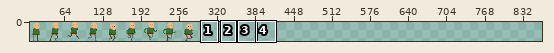
Sprite sheet, stored at data/art/jumpyman.png. The first picture is a wide view before the edit; the outline marks the close-up.
Close-up. First the earlier version:
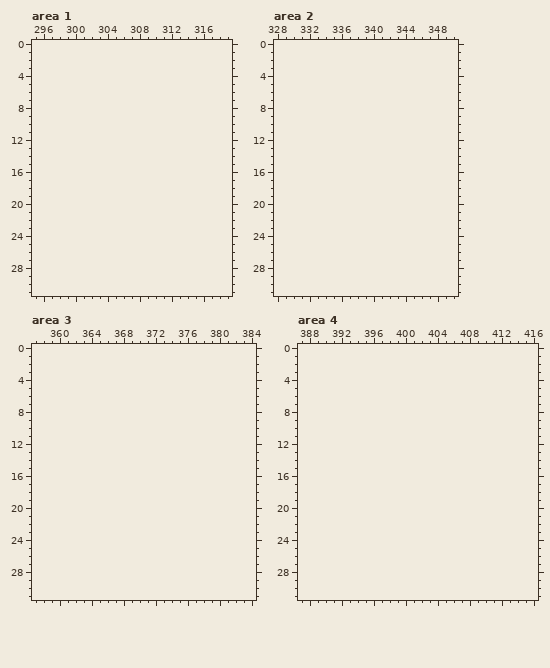
The file is 288x32 pixels. Shown: area 1: x 295..319, y 0..31; area 2: x 328..350, y 0..31; area 3: x 357..384, y 0..31; area 4: x 387..416, y 0..31. The old version is drawn lined up with the new one, on the new canvas. The wide view leaves out empty margins. The commit also changed other parts of the picture, which this record leaves out.
New version:
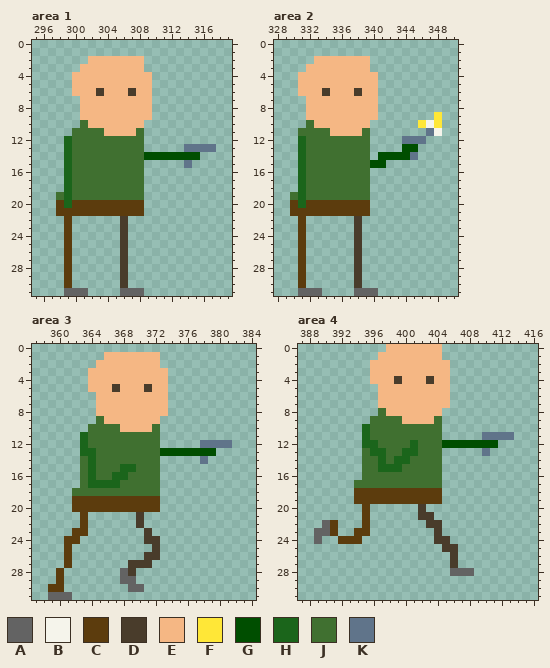
Palette (. is transparent): A #636363  B #f5f4eb  C #5c3c0d  D #493c2b  E #f5b784  F #ffe737  G #004e00  H #1b651b  J #407030  K #60748a
The edit:
canvas 288x32 -> 864x32
Area 1:
y 2: x 302..308 ....... -> EEEEEEE
y 3: x 301..308 ........ -> EEEEEEEE
y 4..5: x 300..309 .......... -> EEEEEEEEEE
y 6: x 300..309 .......... -> EEEDEEEDEE
y 7..9: x 301..309 ......... -> EEEEEEEEE
y 10: x 301..308 ........ -> JEEEEEEE
y 11: x 300..308 ......... -> JJJJEEEEJ
y 12: x 299..308 .......... -> HJJJJJJJJJ
y 13: x 299..308 .......... -> HJJJJJJJJJ; x 314..317 .... -> KKKK
y 14: x 299..315 ................. -> HJJJJJJJJJGGGGGGG
y 15: x 299..308 .......... -> HJJJJJJJJJ; x 314 . -> K
y 16..18: x 299..308 .......... -> HJJJJJJJJJ
y 19: x 298..308 ........... -> JHJJJJJJJJJ
y 20: x 298..308 ........... -> CHCCCCCCCCC
y 21: x 298..308 ........... -> CCCCCCCCCCC
y 22..30: x 299 . -> C; x 306 . -> D
y 31: x 299..301 ... -> AAA; x 306..308 ... -> AAA
Area 2:
y 2: x 333..339 ....... -> EEEEEEE
y 3: x 332..339 ........ -> EEEEEEEE
y 4..5: x 331..340 .......... -> EEEEEEEEEE
y 6: x 331..340 .......... -> EEEDEEEDEE
y 7..8: x 332..340 ......... -> EEEEEEEEE
y 9: x 332..340 ......... -> EEEEEEEEE; x 348 . -> F
y 10: x 332..339 ........ -> JEEEEEEE; x 346..348 ... -> FBF
y 11: x 331..339 ......... -> JJJJEEEEJ; x 347..348 .. -> KB
y 12: x 331..339 ......... -> HJJJJJJJJ; x 344..346 ... -> KKK
y 13: x 331..339 ......... -> HJJJJJJJJ; x 344..345 .. -> GG
y 14: x 331..339 ......... -> HJJJJJJJJ; x 341..345 ..... -> GGGGK
y 15: x 331..341 ........... -> HJJJJJJJJGG
y 16..18: x 331..339 ......... -> HJJJJJJJJ
y 19: x 330..339 .......... -> JHJJJJJJJJ
y 20: x 330..339 .......... -> CHCCCCCCCC
y 21: x 330..339 .......... -> CCCCCCCCCC
y 22..30: x 331 . -> C; x 338 . -> D
y 31: x 331..333 ... -> AAA; x 338..340 ... -> AAA
Area 3:
y 1: x 366..372 ....... -> EEEEEEE
y 2: x 365..372 ........ -> EEEEEEEE
y 3..4: x 364..373 .......... -> EEEEEEEEEE
y 5: x 364..373 .......... -> EEEDEEEDEE
y 6..8: x 365..373 ......... -> EEEEEEEEE
y 9: x 365..372 ........ -> JEEEEEEE
y 10: x 364..372 ......... -> JJJJEEEEJ
y 11: x 363..372 .......... -> HJJJJJJJJJ
y 12: x 363..372 .......... -> HJJJJJJJJJ; x 378..381 .... -> KKKK
y 13: x 363..379 ................. -> HHJJJJJJJJGGGGGGG
y 14: x 363..372 .......... -> JHJJJJJJJJ; x 378 . -> K
y 15: x 363..372 .......... -> JHJJJHHJJJ
y 16: x 363..372 .......... -> JHJJHHJJJJ
y 17: x 363..372 .......... -> JHHHHJJJJJ
y 18: x 362..372 ........... -> JJJJJJJJJJJ
y 19..20: x 362..372 ........... -> CCCCCCCCCCC
y 21..22: x 363 . -> C; x 370 . -> D
y 23: x 362..363 .. -> CC; x 371 . -> D
y 24: x 361..362 .. -> CC; x 371..372 .. -> DD
y 25: x 361 . -> C; x 372 . -> D
y 26: x 361 . -> C; x 371..372 .. -> DD
y 27: x 361 . -> C; x 369..371 ... -> DDD
y 28: x 360 . -> C; x 368..369 .. -> AD
y 29: x 360 . -> C; x 368..369 .. -> AA
y 30: x 359..360 .. -> CC; x 369..370 .. -> AA
y 31: x 359..361 ... -> AAA
Area 4:
y 0: x 398..404 ....... -> EEEEEEE
y 1: x 397..404 ........ -> EEEEEEEE
y 2..3: x 396..405 .......... -> EEEEEEEEEE
y 4: x 396..405 .......... -> EEEDEEEDEE
y 5..7: x 397..405 ......... -> EEEEEEEEE
y 8: x 397..404 ........ -> JEEEEEEE
y 9: x 396..404 ......... -> JJJJEEEEJ
y 10: x 395..404 .......... -> HJJJJJJJJJ
y 11: x 395..404 .......... -> HJJJJJJJJJ; x 410..413 .... -> KKKK
y 12: x 395..411 ................. -> HHJJJJHJJJGGGGGGG
y 13: x 395..404 .......... -> JHHJJHHJJJ; x 410 . -> K
y 14: x 395..404 .......... -> JJHJHHJJJJ
y 15: x 395..404 .......... -> JJHHHJJJJJ
y 16: x 395..404 .......... -> JJJJJJJJJJ
y 17: x 394..404 ........... -> JJJJJJJJJJJ
y 18..19: x 394..404 ........... -> CCCCCCCCCCC
y 20: x 395 . -> C; x 402 . -> D
y 21: x 395 . -> C; x 402..403 .. -> DD
y 22: x 390..391 .. -> AC; x 395 . -> C; x 403..404 .. -> DD
y 23: x 389..391 ... -> AAC; x 394..395 .. -> CC; x 404 . -> D
y 24: x 389 . -> A; x 392..394 ... -> CCC; x 404..405 .. -> DD
y 25: x 405..406 .. -> DD
y 26..27: x 406 . -> D
y 28: x 406..408 ... -> AAA
Where, in picture pixels (left, top, right, bottom), the same in both close-ups:
added: (56, 56, 216, 296)
added: (290, 56, 442, 296)
added: (48, 352, 232, 600)
added: (314, 344, 514, 576)
